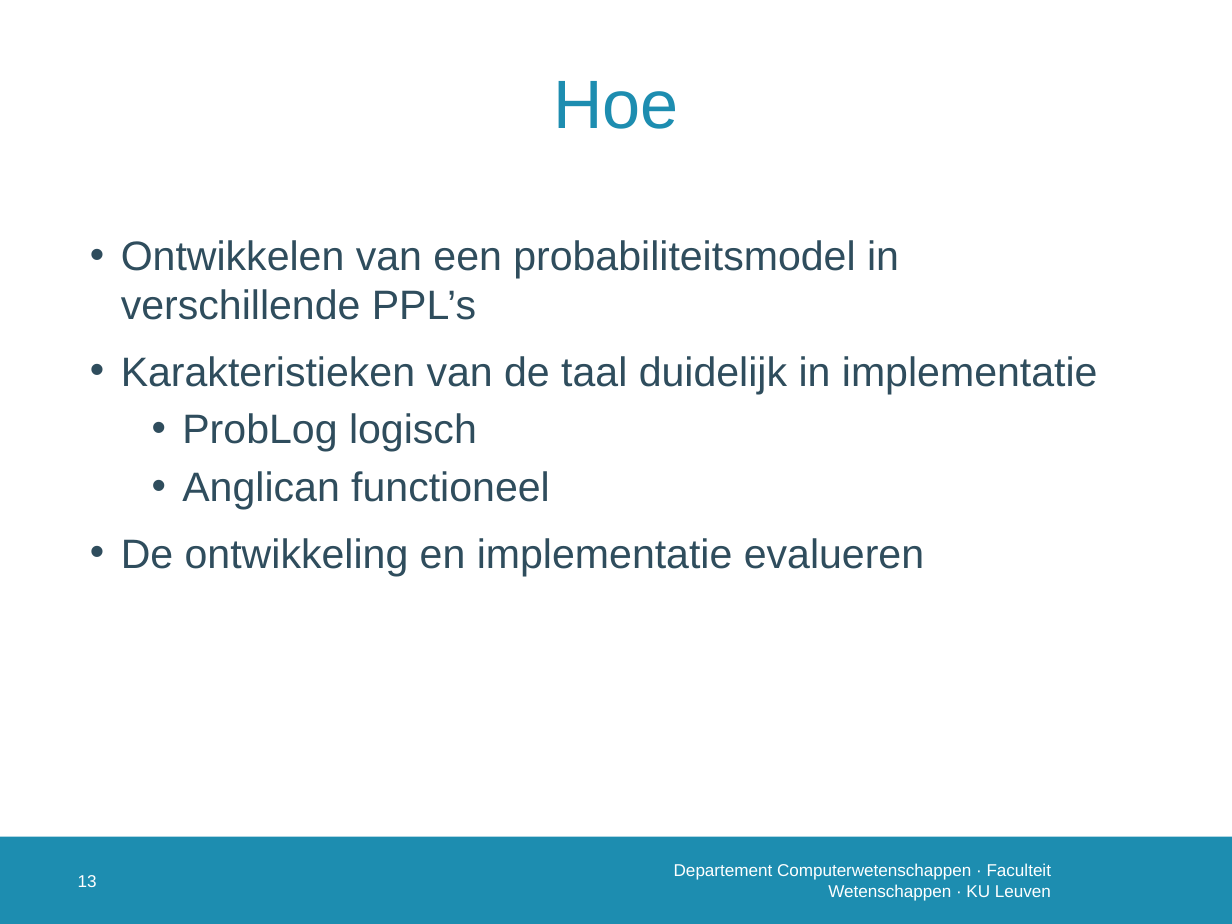
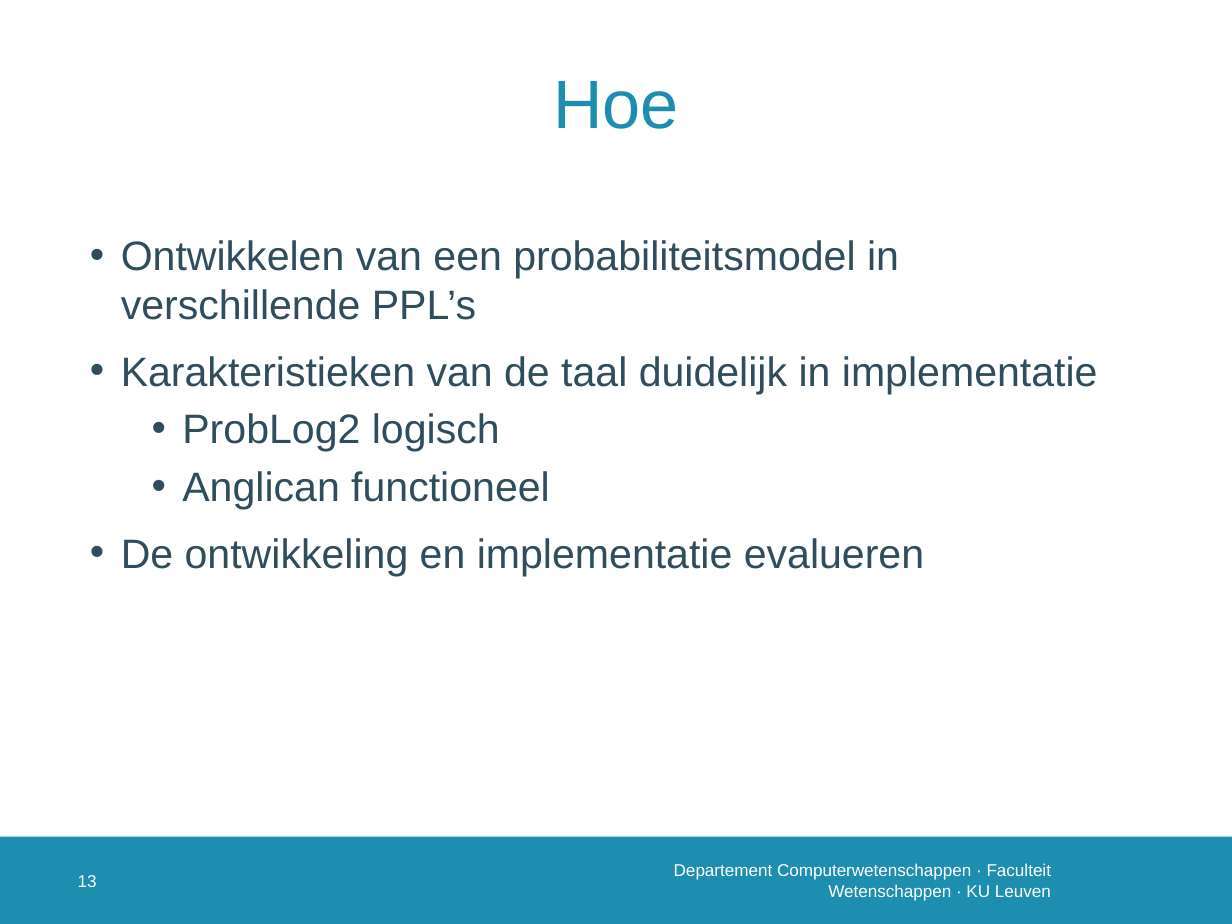
Before and after one commit to susverwimp/T208-Probabilistic-Programming-A-Case-Study, a slide deck: slide 14 of thesis/presentations/2 second/second.pptx. Drawn at 1232x924 pixels with LibreOffice and Linux fonts; fonts in the diff are those of the drawing; background and template pictures are left out. Boxes give left, top, right and bottom in pixels: in the first picture for what was removed or moved away, otherwise in the second. Text is boxed around its words. In the diff, an @@ line names an element or a change of style, - is before the commit and + after.

```diff
--- a/thesis/presentations/2 second/second.pptx
+++ b/thesis/presentations/2 second/second.pptx
@@ text at bbox=[182, 413, 500, 452]: text changed @@
-  • ProbLog logisch
+  • ProbLog2 logisch
```
Also in this commit, not shown: 7 other slides changed.
